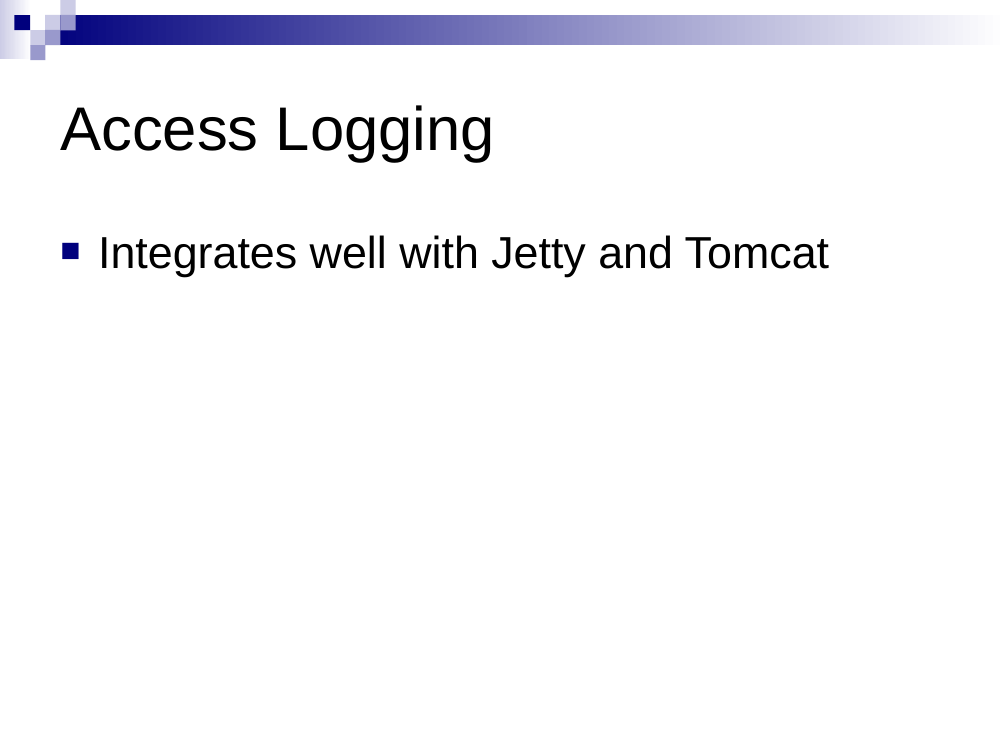
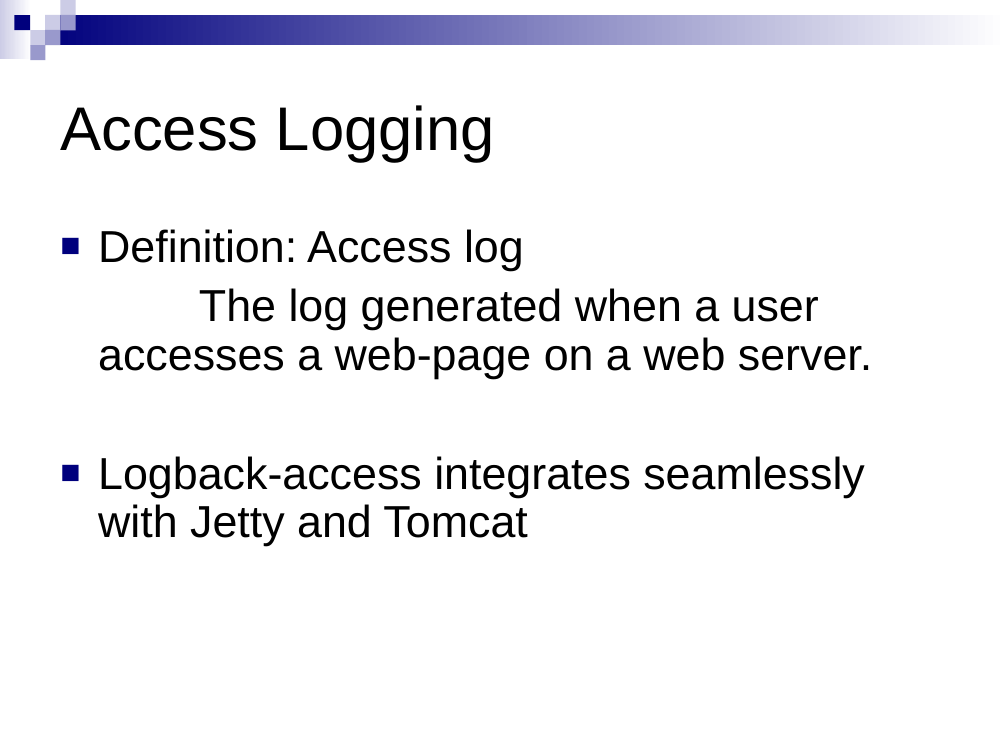
Before and after one commit to qos-ch/logback, a slide deck: slide 8 of logback-site/src/site/resources/10reasons.ppt (slide 19 before the commit). Drawn at 1008x756 pixels with LibreOffice and Linux fonts; fonts in the diff are those of the drawing; background and template pictures are left out. Boxes give left, top, right and bottom in pixels: in the first picture for what was removed or moved away, otherwise in the second. Text is boxed around its words. In the diff, an @@ line names an element or a change of style, - is before the commit and + after.

```diff
--- a/logback-site/src/site/resources/10reasons.ppt
+++ b/logback-site/src/site/resources/10reasons.ppt
@@ text at (x1=98, y1=229, x2=872, y2=546): text changed @@
-■ Integrates well with Jetty and Tomcat
+■ Definition: Access log
+The log generated when a user accesses a web-page on a web server.
+■ Logback-access integrates seamlessly with Jetty and Tomcat
```
Also in this commit, not shown: 3 other slides changed, 3 slides added, 1 slide removed, 1 other file.
